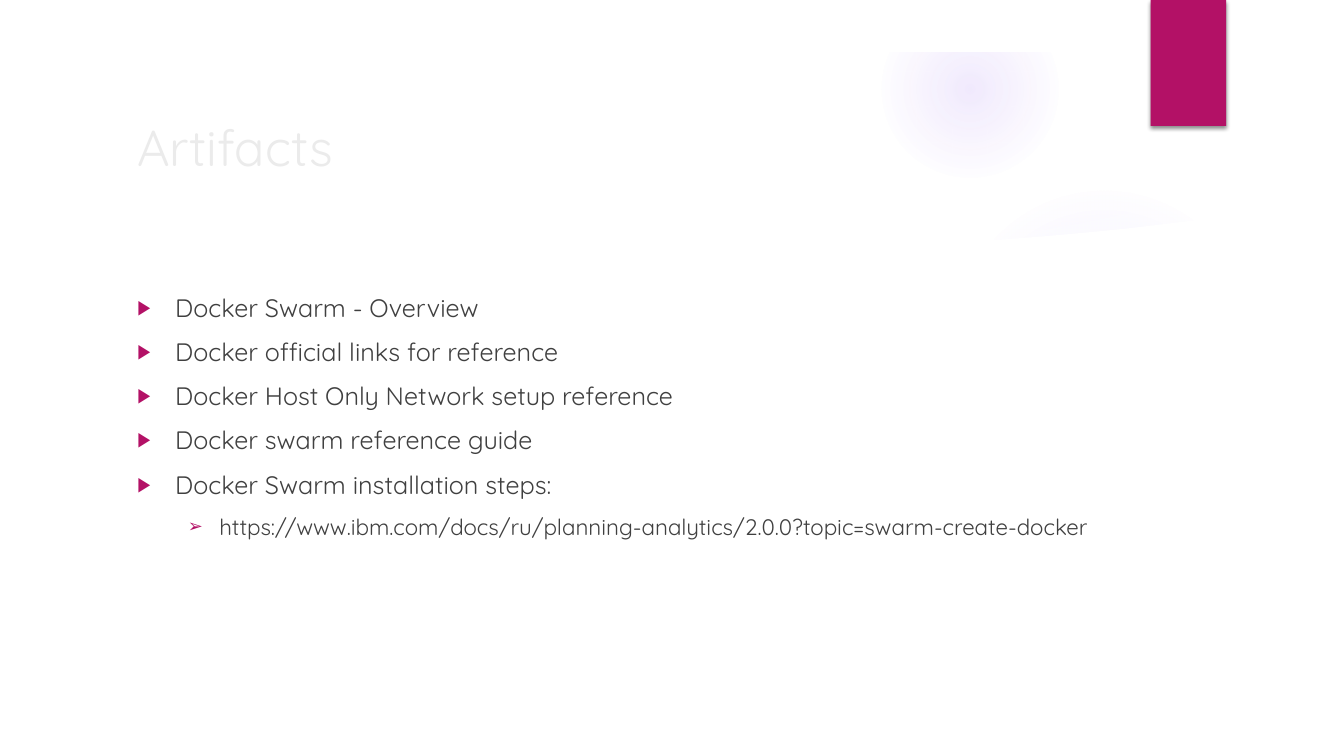
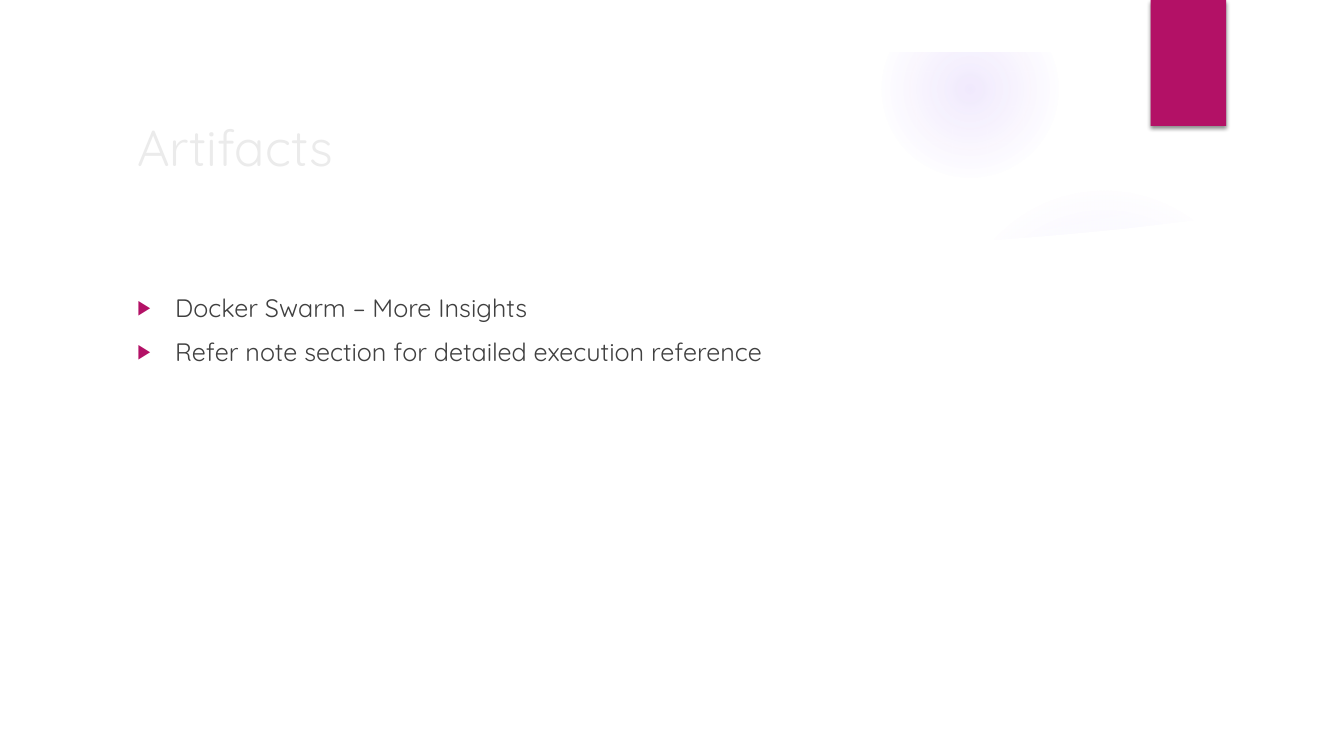
Before and after one commit to deepkumartraining/docker-k8s-April23, a slide deck: slide 4 of Day20/DockerAndKubernetes_Training-Day20.pptx. Drawn at 1344x756 pixels with LibreOffice and Linux fonts; fonts in the diff are those of the drawing; background and template pictures are left out. Boxes give left, top, right and bottom in pixels: in the first picture for what was removed or moved away, otherwise in the second. Text is boxed around its words. In the diff, an @@ line names an element or a change of style, - is before the commit and + after.

```diff
--- a/Day20/DockerAndKubernetes_Training-Day20.pptx
+++ b/Day20/DockerAndKubernetes_Training-Day20.pptx
@@ text at (175, 298, 762, 362): text changed @@
-▶ Docker Swarm - Overview
-▶ Docker official links for reference
-▶ Docker Host Only Network setup reference
-▶ Docker swarm reference guide
-▶ Docker Swarm installation steps:
-  ➢ https://www.ibm.com/docs/ru/planning-analytics/2.0.0?topic=swarm-create-docker
+▶ Docker Swarm – More Insights
+▶ Refer note section for detailed execution reference
```
Also in this commit, not shown: 3 other slides changed, 1 other file.
